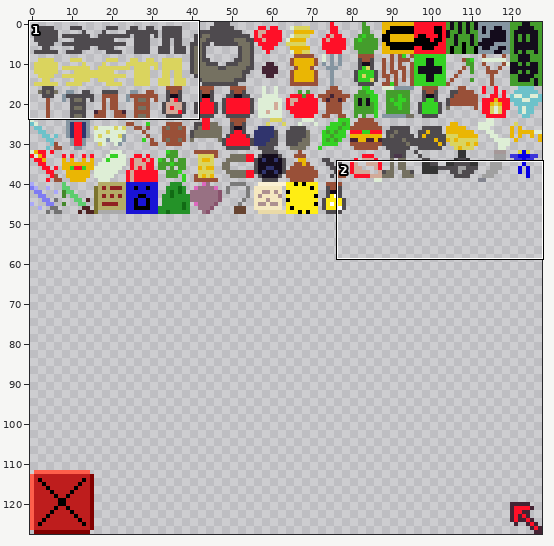
Sprite sheet, stored at doorsofdoom/src/main/resources/com/github/msx80/doorsofdoom/sheet4.png. The first picture is a wide view before the edit; the outline marks the close-up.
Close-up. First the earlier version:
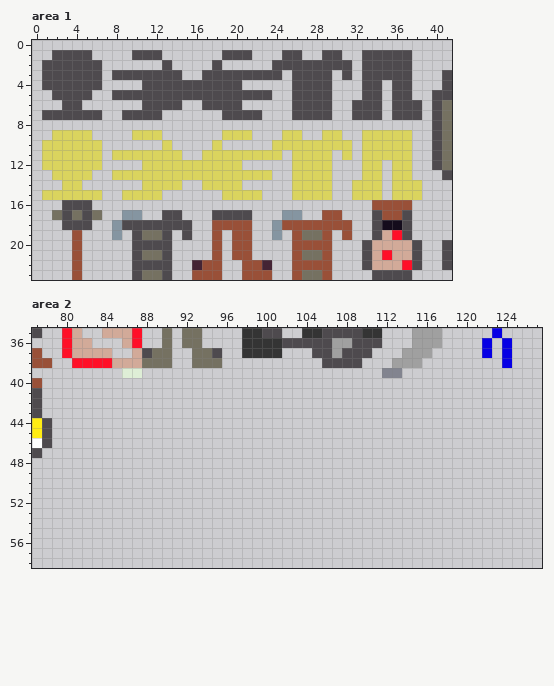
The file is 128x128 pixels. Colours within 5 levels of each other are drawn and written as one. Shown: area 1: x 0..41, y 0..23; area 2: x 77..127, y 35..58.
Once edited:
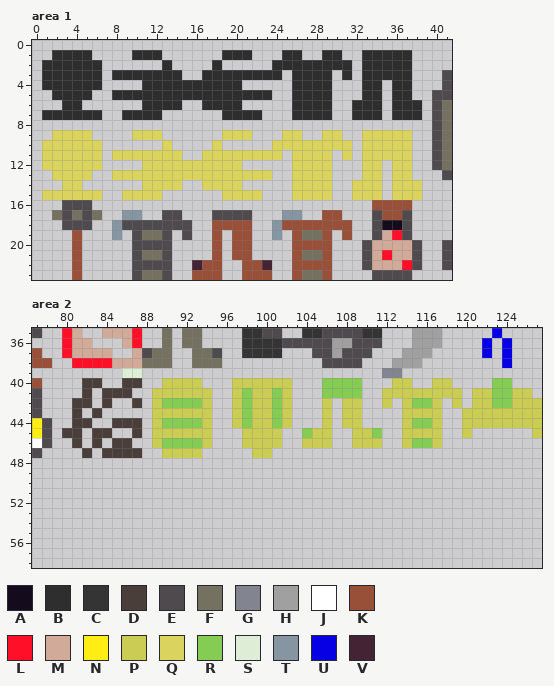
Palette (. is transparent): A #140c1c  B #2f2e2f  C #343434  D #493e3a  E #4e4a4e  F #757161  G #82848f  H #a0a0a0  J #ffffff  K #995038  L #ff1028  M #d2aa99  N #ffed13  P #cacc54  Q #dad45e  R #84cc54  S #deeed6  T #8595a1  U #0700e5  V #442434
Changes in this commit:
Area 1:
The author changed colour E to colour B in row 1 at x 2 to 5, 10 to 12, 19 to 21, 25 to 26, 29 to 30 and 33 to 37; in row 2 at x 1 to 6, 13, 18, 24 to 31 and 33 to 37; in row 3 at x 1 to 6, 8 to 14, 17 to 24, 26 to 29, 31 and 33 to 37; in row 4 at x 1 to 6, 11 to 20, 26 to 29, 33 to 34 and 36 to 37; in row 5 at x 2 to 5, 8 to 23, 26 to 29, 33 to 34 and 36 to 37; in row 6 at x 3 to 4, 11 to 14, 17 to 20, 26 to 29, 32 to 34 and 36 to 38.
The author changed colour E to colour B in row 7 at x 1 to 6, 9 to 12, 19 to 22, 26 to 29, 32 to 34 and 36 to 38.
Area 2:
Colour D now appears in row 40 at x 82 to 83 and 86 to 87; in row 41 at x 82 and 84 to 86; in row 42 at x 81 to 82, 84 and 87; in row 43 at x 81 and 83; in row 44 at x 81 to 82 and 85 to 87; in row 45 at x 80 to 81, 83 to 84 and 87.
Colour D now appears in row 46 at x 81, 83 and 85 to 86; in row 47 at x 82 and 84 to 87.
Colour P now appears in row 40 at x 90 to 93, 97 to 102, 113 to 114 and 117 to 118; in row 41 at x 89 to 94, 97, 99 to 100, 102, 112 to 119, 121 to 122 and 125 to 126; in row 42 at x 89, 94, 97, 99 to 100, 102, 106, 108 to 109, 112, 114, 117, 119, 121 to 122 and 125 to 127; in row 43 at x 89 to 94, 97, 99 to 100, 102, 106, 108 to 109, 114 to 117 and 120 to 127; in row 44 at x 89, 94, 97, 99 to 100, 102, 106, 108 to 109, 114, 117 and 120 to 127; in row 45 at x 89 to 94, 98 to 101, 105 to 106, 109 to 110, 114 to 117, 120 and 127.
Colour P now appears in row 46 at x 89, 94, 98 to 101, 104 to 106, 109 to 111, 114 and 117; in row 47 at x 90 to 93 and 99 to 100.
Colour R now appears in row 40 at x 106 to 109 and 123 to 124; in row 41 at x 98, 101, 106 to 109 and 123 to 124; in row 42 at x 90 to 93, 98, 101, 115 to 116 and 123 to 124; in row 43 at x 98 and 101; in row 44 at x 90 to 93, 98, 101 and 115 to 116; in row 45 at x 104 and 111.
Colour R now appears in row 46 at x 90 to 93 and 115 to 116.
Pixel boxes of the changes (left, top, right, bottom) in both close-ups:
changed: (42, 50, 422, 120)
added: (62, 378, 542, 458)
